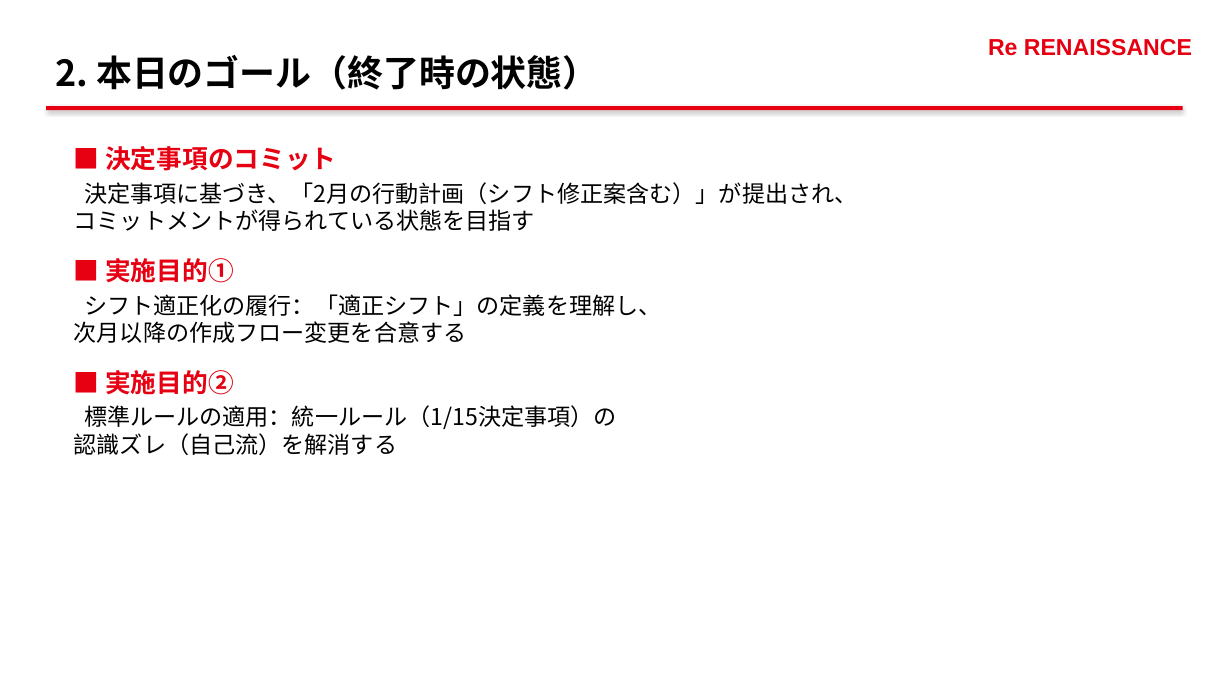
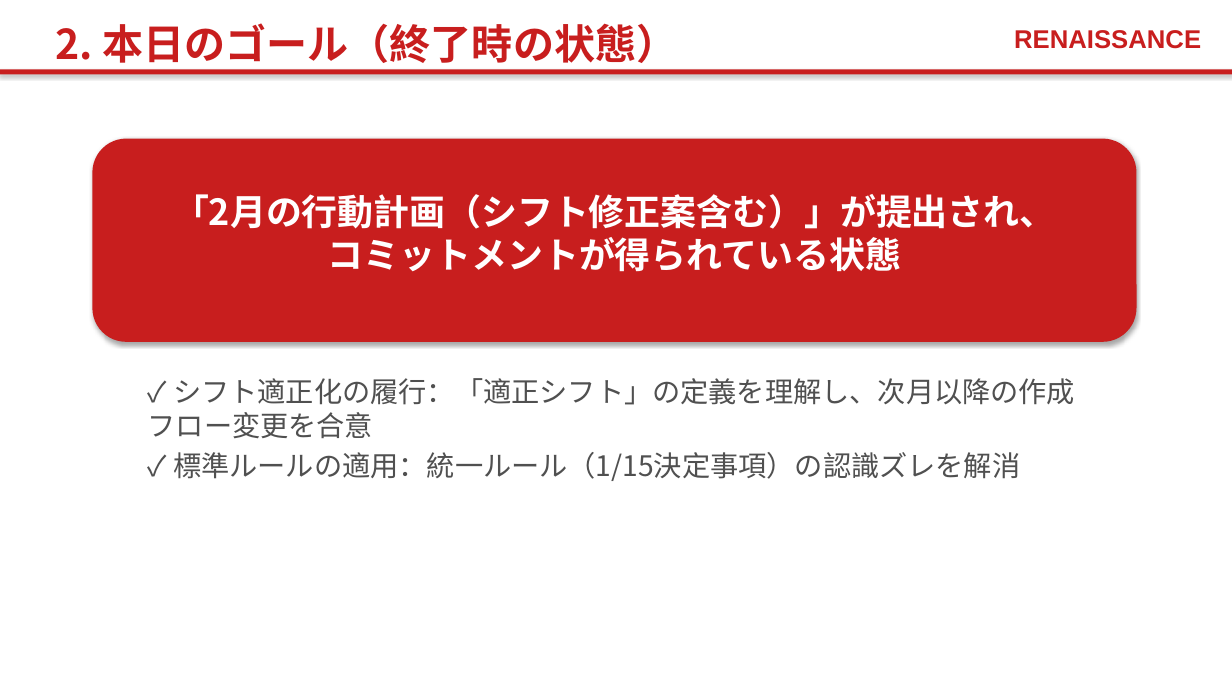
Before and after one commit to pippo2734/my-claude-skills, a slide deck: slide 3 of RURA_followup_mtg.pptx. Drawn at 1232x693 pixels with LibreOffice and Linux fonts; fonts in the diff are those of the drawing. Boxes give left, top, right and bottom in pixels: in the first picture for what was removed or moved away, otherwise in the second. Text is boxed around its words. In the diff, an @@ line names an element or a change of style, - is before the commit and + after.

```diff
--- a/RURA_followup_mtg.pptx
+++ b/RURA_followup_mtg.pptx
@@ text "2. 本日のゴール（終了時の状態）" moved from (x1=55, y1=55, x2=598, y2=90) to (x1=55, y1=23, x2=677, y2=70) @@
@@ text "2. 本日のゴール（終了時の状態）" at (x1=55, y1=23, x2=677, y2=70): size 28 to 32 pt, text colour #000000 to #C81E1E @@
@@ text at (x1=1014, y1=30, x2=1201, y2=49): text changed; size 18 to 20 pt; text colour #E60012 to #C81E1E @@
-Re RENAISSANCE
+RENAISSANCE
@@ rectangle resized from (x1=46, y1=106, x2=1183, y2=110) to (x1=0, y1=69, x2=1232, y2=75) @@
@@ rectangle at (x1=0, y1=69, x2=1232, y2=75): fill #E60012 to #C81E1E @@
@@ rounded rectangle added at (x1=92, y1=139, x2=1137, y2=342), fill #C81E1E @@
@@ text added at (x1=173, y1=194, x2=1056, y2=272), 28 pt, text #FFFFFF, bold @@
+「2月の行動計画（シフト修正案含む）」が提出され、
+コミットメントが得られている状態
@@ text at (x1=148, y1=378, x2=1075, y2=439): text changed; size 18 to 22 pt; text colour #000000 to #505050 @@
-■ 決定事項のコミット
-決定事項に基づき、「2月の行動計画（シフト修正案含む）」が提出され、
-コミットメントが得られている状態を目指す
-■ 実施目的①
-シフト適正化の履行：「適正シフト」の定義を理解し、
-次月以降の作成フロー変更を合意する
-■ 実施目的②
-標準ルールの適用：統一ルール（1/15決定事項）の
-認識ズレ（自己流）を解消する
+✓ シフト適正化の履行：「適正シフト」の定義を理解し、次月以降の作成フロー変更を合意
@@ text added at (x1=173, y1=452, x2=1020, y2=481), 22 pt, text #505050 @@
+✓ 標準ルールの適用：統一ルール（1/15決定事項）の認識ズレを解消
```
Also in this commit, not shown: 19 other slides changed, 1 other file.
